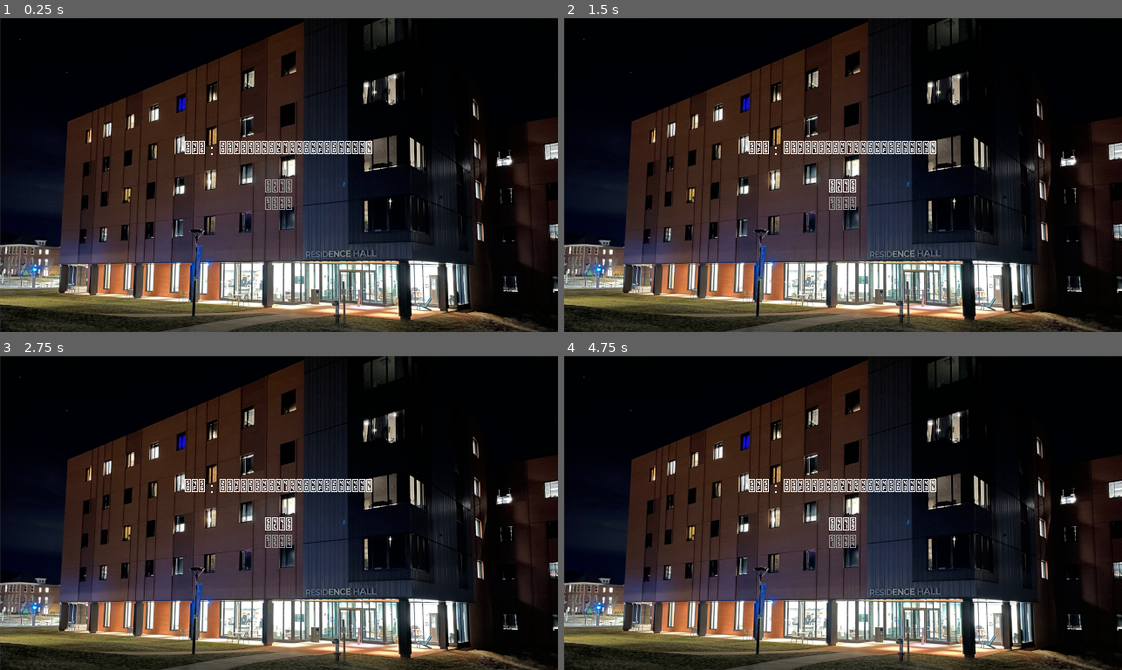
Above: before the commit, frames 1-4 (two rows, left to right).
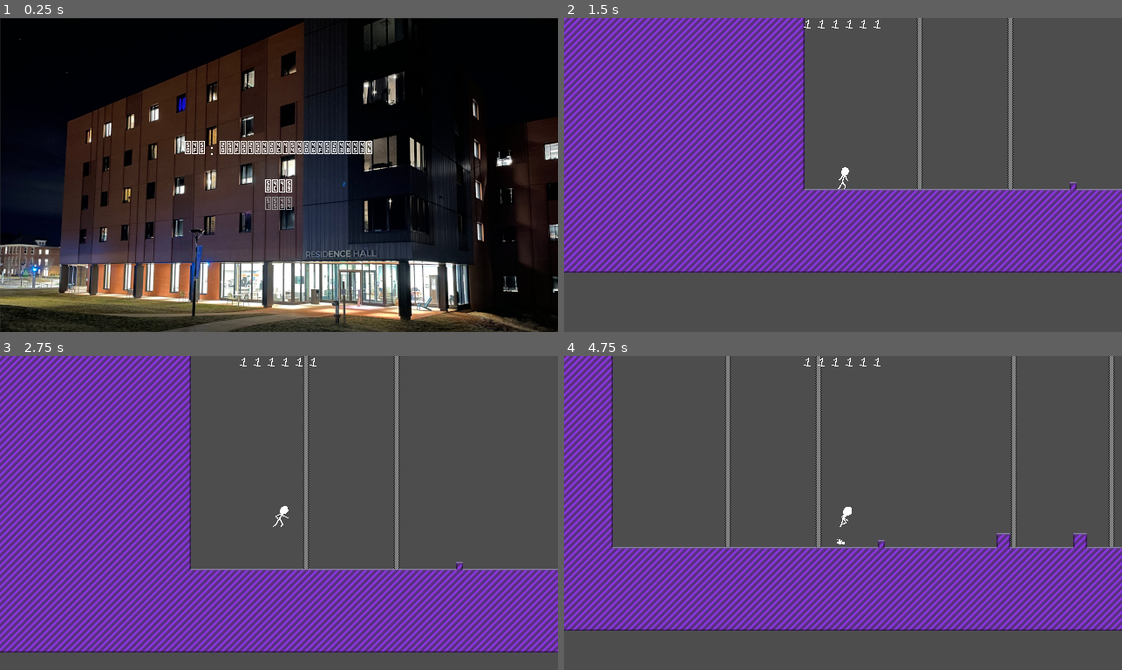
Above: after the commit, the same moments.

Repository: ncssm-mor-NyE9DoBlxs3M/platformer
Game: Godot game, scene res://Main.tscn
The game is run twice, just before and just after one commit, with the same random seed, the same clock (stepped at 60 frames per second) and the same inputs.
Inputs (mouse positions are in pixels of both pictures, inside the frame that each line leads up to):
- Up to frame 1 (0.25 s): no input
- Up to frame 2 (1.5 s): click "PLAY" at 0.5 s; click (843, 184) at 1.25 s, where only the run before the commit has a clickable "PLAY"
- Up to frame 3 (2.75 s): tap Enter at 2 s; hold Right (right) from 2.03 s (still down); tap Z (jump) at 2.27 s
- Up to frame 4 (4.75 s): tap Z (jump) at 3.02, 4.52 s; release Right (right) at 3.53 s; hold Left (left) 3.53-4.28 s; hold Right (right) from 4.28 s (still down)

The runs differ from the first frame. In frame 1, 0.1% of the frame differs, in the area x 47-53%, y 51-56%; in frame 2, 97%; in frame 3, 98%, in the area x 0-100%, y 0-100%; in frame 4, 97%.
Error before the commit: Parse Error: Function "_ready" has the same name as a previously declared function. (res://main.gd:12)
Error after the commit: Invalid access to property or key 'timeout' on a base object of type 'Node2D (Level)'. (res://main.gd:15)

Commit message:
fix merge

Diff:
--- a/Main.tscn
+++ b/Main.tscn
@@ -122,7 +122,5 @@
 text = "QUIT"
 flat = true
 
-[connection signal="mouse_entered" from="UI/MainMenu/Menu/Play" to="." method="_on_button_hover" binds= [NodePath("UI/MainMenu/Menu/Play")]]
 [connection signal="pressed" from="UI/MainMenu/Menu/Play" to="." method="_on_play_pressed"]
-[connection signal="mouse_entered" from="UI/MainMenu/Menu/Quit" to="." method="_on_button_hover" binds= [NodePath("UI/MainMenu/Menu/Quit")]]
 [connection signal="pressed" from="UI/MainMenu/Menu/Quit" to="." method="_on_quit_pressed"]
--- a/main.gd
+++ b/main.gd
@@ -9,8 +9,14 @@
 func _on_button_hover(node: NodePath) -> void:
 	get_node(node).grab_focus()
 
-func _ready() -> void:
-	$Game.add_child(level)
+func load_level(scene: PackedScene) -> Level:
+	var new_level = scene.instantiate()
+	$Game.add_child(new_level)
+	new_level.timeout.connect(func ():
+		level.queue_free()
+		level = load_level(scene)
+	)
+	return new_level
 
 func _process(_delta: float) -> void:
 	if level:
Not shown: 1 places in Main.tscn that only renumber resources
